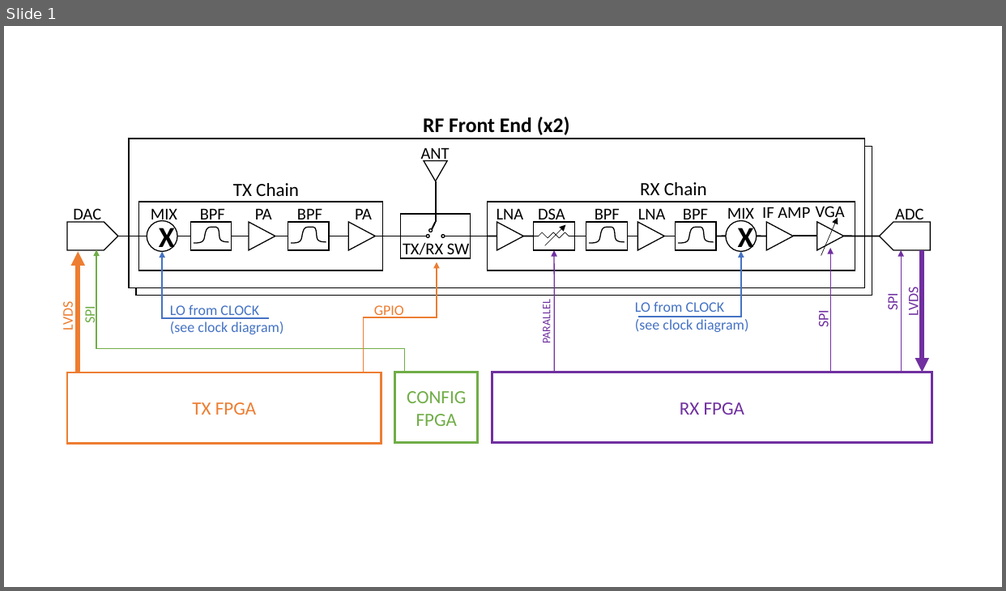
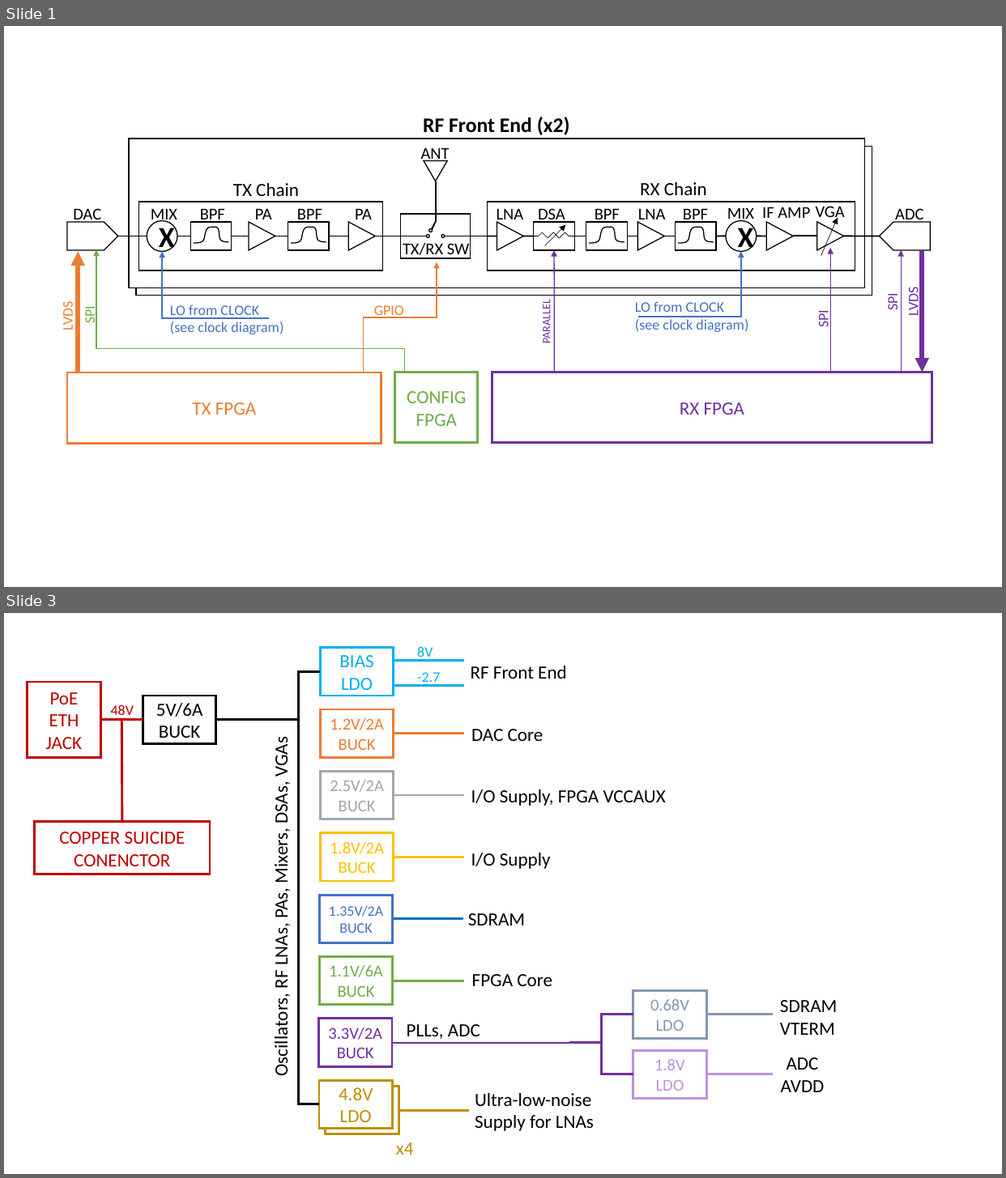
Before and after one commit to siglabsoss/graviton, a slide deck: docs/User Guide Block Diagrams.pptx. Shown one above the other, each under a label of ours: slide 1 before the commit, slides 1 and 3 after it; the slides between them are not shown. The pictures are 1006x591 and 1006x1178 pixels, drawn with LibreOffice and Linux fonts; fonts in the diff are those of the drawing. Boxes give left, top, right and bottom in pixels: in the first picture for what was removed or moved away, otherwise in the second. Text is boxed around its words. In the diff, an @@ line names an element or a change of style, - is before the commit and + after.

```diff
--- a/docs/User Guide Block Diagrams.pptx
+++ b/docs/User Guide Block Diagrams.pptx
@@ slide 3 added at (x1=4, y1=613, x2=1002, y2=1174), background #FFFFFF @@
@@ group added at (x1=27, y1=646, x2=837, y2=1155): 15 texts, 14 rectangles, 13 lines, 4 elbow lines @@
+5V/6A
+BUCK
+PoE
+ETH
+JACK
+5V/6A
+BUCK
+BIAS
+LDO
+1.2V/2A
+BUCK
+2.5V/2A
+BUCK
+1.8V/2A BUCK
+1.35V/2A
+BUCK
+1.1V/6A
+BUCK
+3.3V/2A
+BUCK
+4.8V
+LDO
+x4
+I/O Supply
+8V
+-2.7
+DAC Core
+I/O Supply, FPGA VCCAUX
+FPGA Core
+SDRAM
+RF Front End
+PLLs, ADC
+Ultra-low-noise
+Supply for LNAs
+0.68V
+LDO
+1.8V
+LDO
+SDRAM
+VTERM
+ADC
+AVDD
+48V
+Oscillators, RF LNAs, PAs, Mixers, DSAs, VGAs
+COPPER SUICIDE CONENCTOR
```
Also in this commit, not shown: 1 slide changed, 1 other file.
